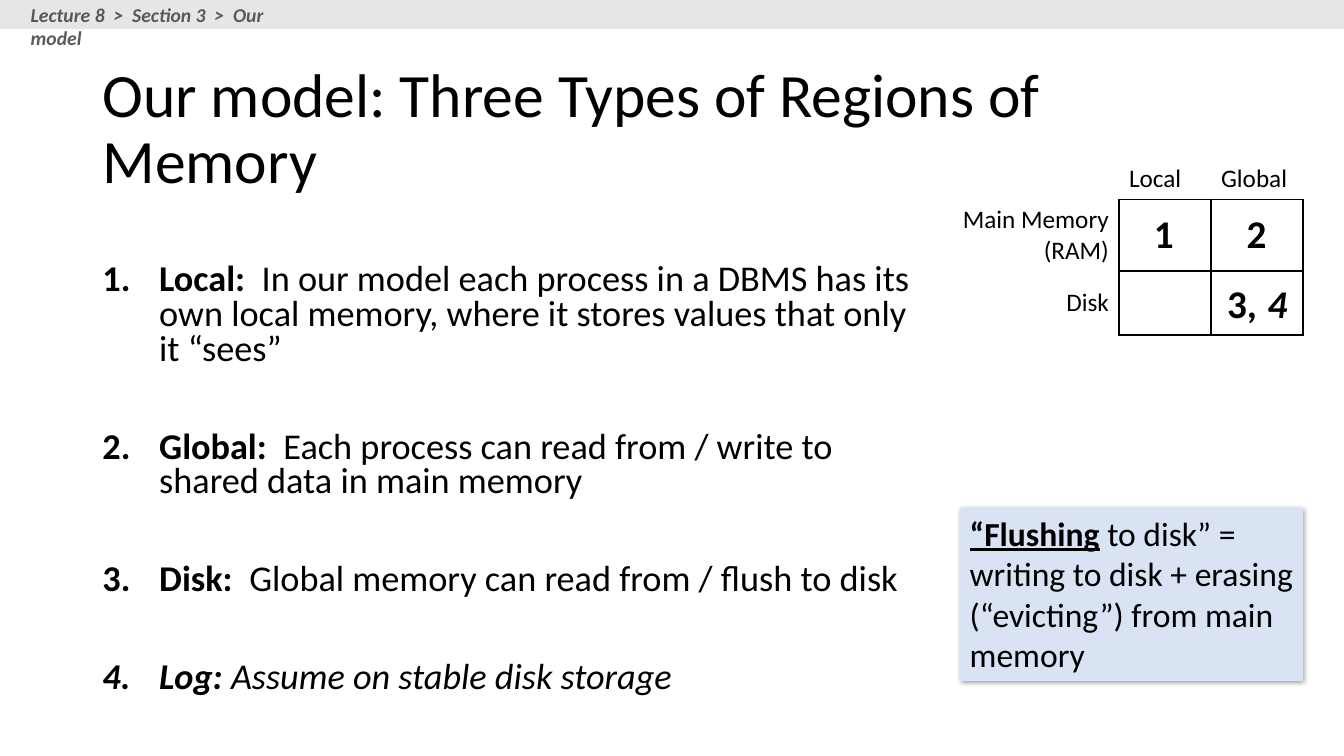
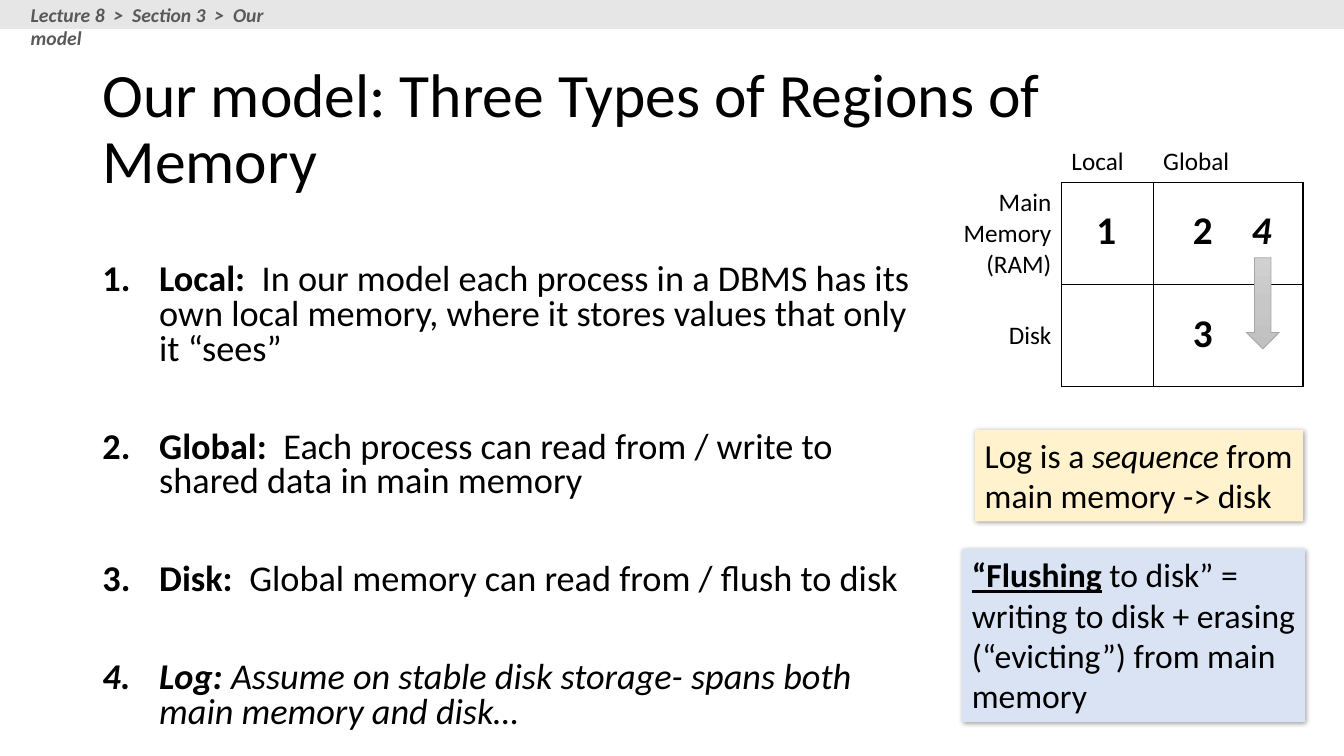
Before and after one commit to XIEQ/cs145-notebooks, a slide deck: slide 9 of lecture-8-9/Lectures_8_9_TXNs.pptx. Drawn at 1344x756 pixels with LibreOffice and Linux fonts; fonts in the diff are those of the drawing. Boxes give left, top, right and bottom in pixels: in the first picture for what was removed or moved away, otherwise in the second. Text is boxed around its words. In the diff, an @@ line names an element or a change of style, - is before the commit and + after.

```diff
--- a/lecture-8-9/Lectures_8_9_TXNs.pptx
+++ b/lecture-8-9/Lectures_8_9_TXNs.pptx
@@ table: place and size @@
-table at bbox=[947, 113, 1303, 334]
+table at bbox=[947, 113, 1304, 385]
@@ text "1": place and size @@
-text "1" at bbox=[1154, 222, 1174, 248]
+text "1" at bbox=[1096, 218, 1116, 244]
@@ text "2": place and size @@
-text "2" at bbox=[1247, 222, 1267, 248]
+text "2" at bbox=[1193, 218, 1213, 244]
@@ text "4": place and size @@
-text "4" at bbox=[1267, 292, 1287, 318]
+text "4" at bbox=[1252, 218, 1272, 244]
@@ down arrow added at bbox=[1246, 258, 1279, 349], fill gradient #D2D2D2 to #C8C8C8 to #C0C0C0, outline #A5A5A5 0.5 pt @@
@@ text at bbox=[1193, 321, 1213, 348]: text changed @@
-3,
+3
@@ rectangle added at bbox=[975, 430, 1304, 521], fill #FFF2CC, 24 pt, text #000000 @@
+Log is a sequence from main memory -> disk
@@ rectangle "“Flushing to disk” = writing ...": place and size @@
-rectangle "“Flushing to disk” = writing ..." at bbox=[960, 508, 1304, 682]
+rectangle "“Flushing to disk” = writing ..." at bbox=[962, 549, 1306, 723]
@@ text at bbox=[159, 663, 851, 730]: text changed @@
-4. Log: Assume on stable disk storage
+4. Log: Assume on stable disk storage- spans both main memory and disk…
```
Also in this commit, not shown: 25 other slides changed, 1 slide added, 2 slides removed, 1 other file.
